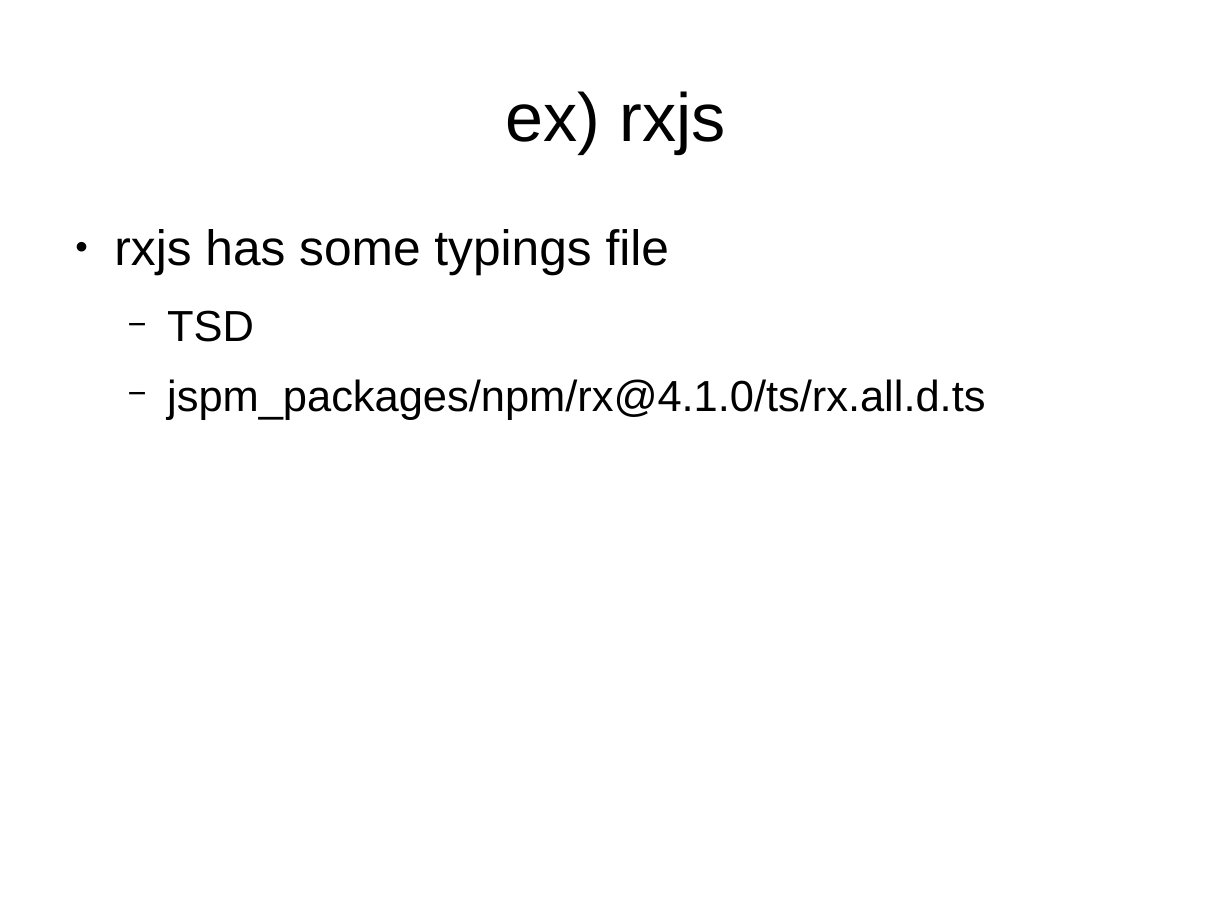
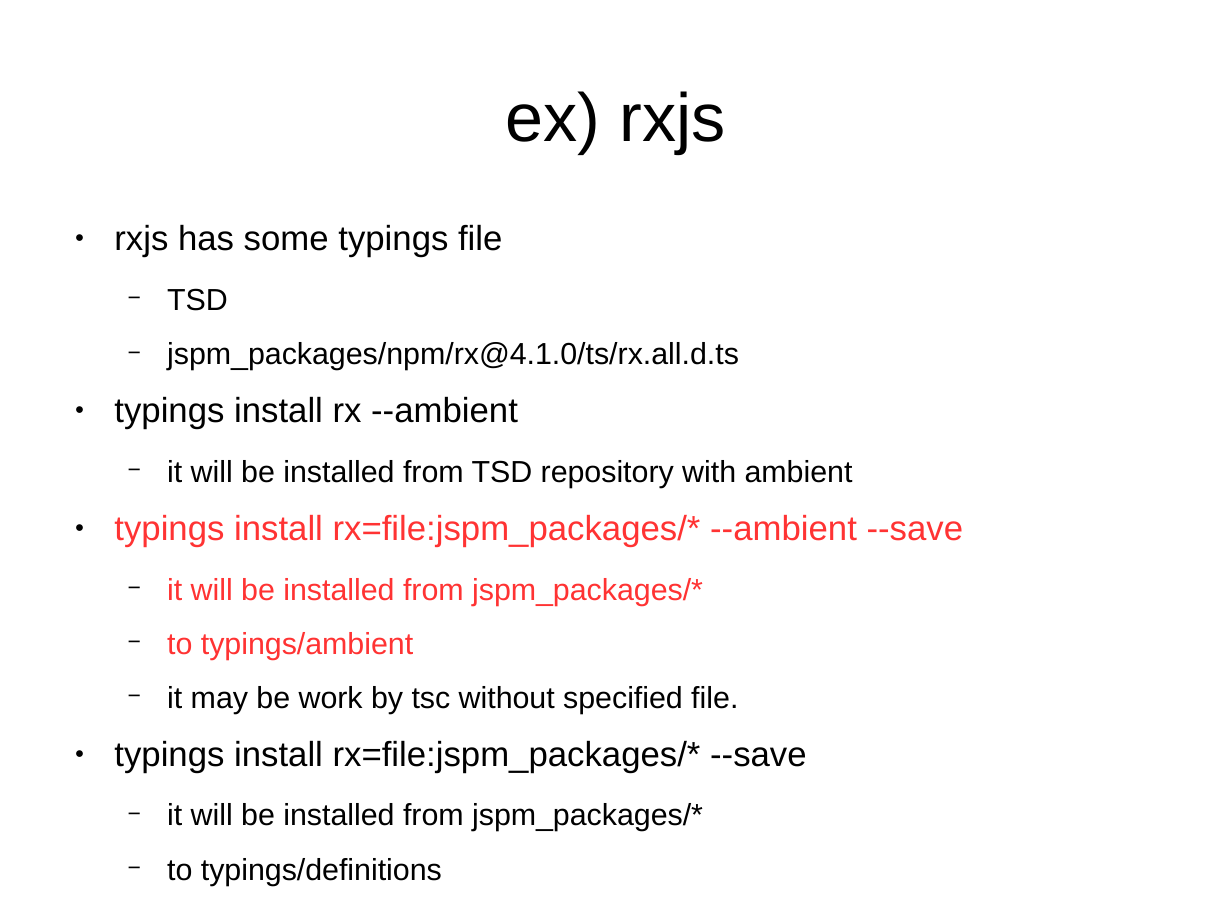
Before and after one commit to sallop/til, a slide deck: slide 21 of typescript.odp. Drawn at 1232x924 pixels with LibreOffice and Linux fonts; fonts in the diff are those of the drawing. Boxes give left, top, right and bottom in pixels: in the first picture for what was removed or moved away, otherwise in the second. Text is boxed around its words. In the diff, an @@ line names an element or a change of style, - is before the commit and + after.

```diff
--- a/typescript.odp
+++ b/typescript.odp
@@ text at <box>114,224,739,370</box>: size 32 to 22.4 pt in "rxjs has some typings file"; size 28 to 19.6 pt in "TSD", "jspm_packages/npm/rx@4.1.0/ts/rx.all.d.ts" @@
@@ text at <box>114,396,964,886</box>: paragraphs added @@
+● typings install rx --ambient
+  − it will be installed from TSD repository with ambient
+● typings install rx=file:jspm_packages/* --ambient --save
+  − it will be installed from jspm_packages/*
+  − to typings/ambient
+  − it may be work by tsc without specified file.
+● typings install rx=file:jspm_packages/* --save
+  − it will be installed from jspm_packages/*
+  − to typings/definitions
```
Also in this commit, not shown: 1 slide added.
